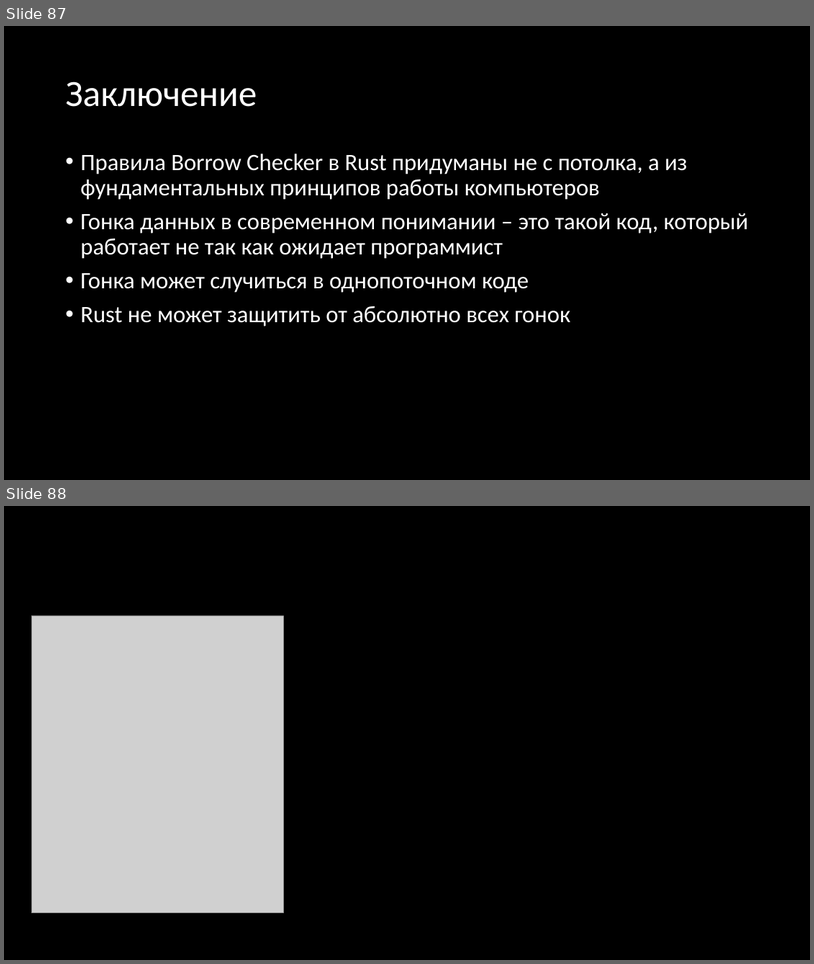
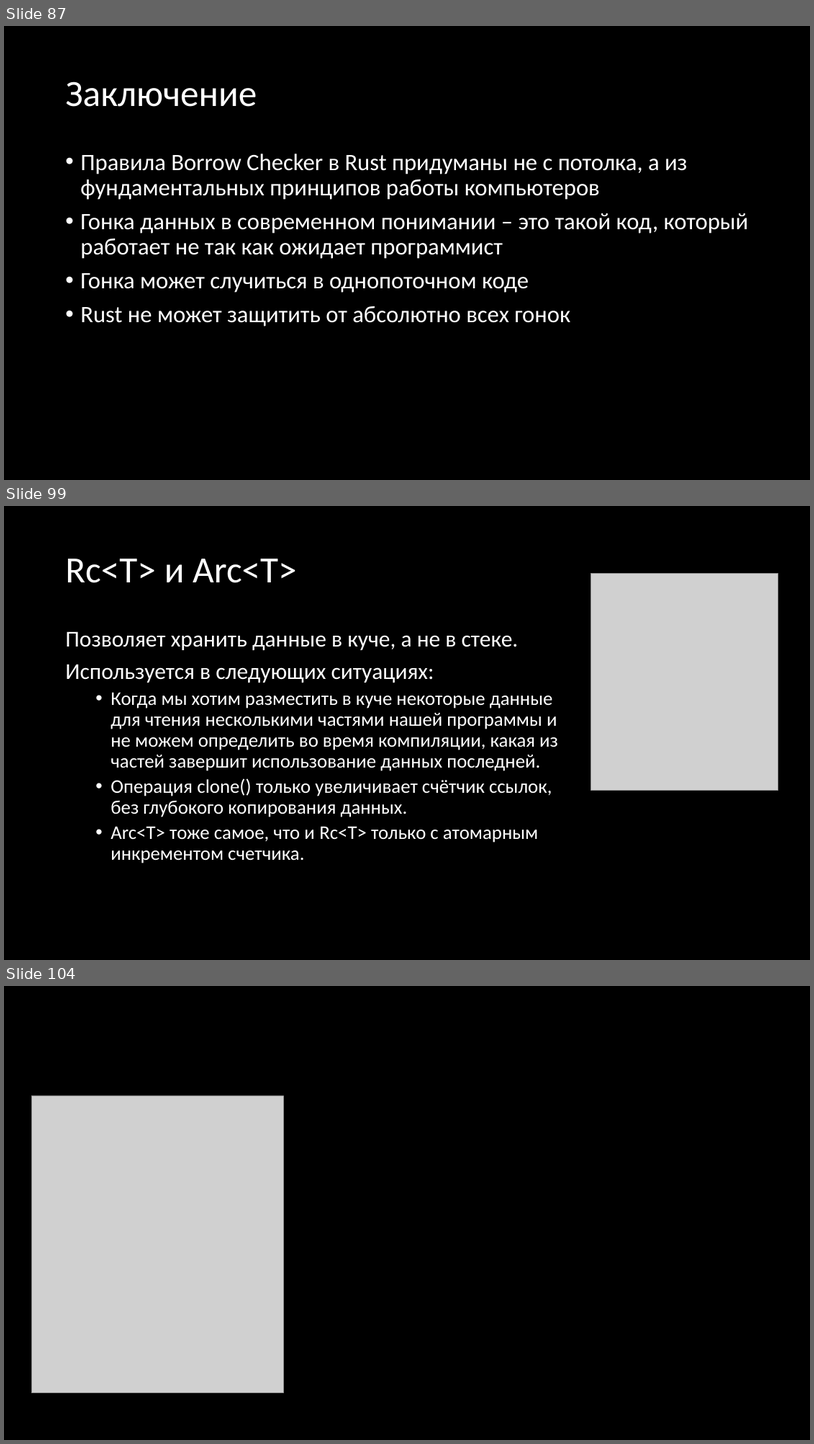
Before and after one commit to Gordon01/learn-rust, a slide deck: keynotes/Rust 2024.pptx. Shown one above the other, each under a label of ours: slides 87 and 88 before the commit, slides 87, 99 and 104 after it; the slides between them are not shown. The pictures are 814x964 and 814x1444 pixels, drawn with LibreOffice and Linux fonts; fonts in the diff are those of the drawing; grey boxes stand for pictures. Boxes give left, top, right and bottom in pixels: in the first picture for what was removed or moved away, otherwise in the second. Text is boxed around its words. In the diff, an @@ line names an element or a change of style, - is before the commit and + after.

```diff
--- a/keynotes/Rust 2024.pptx
+++ b/keynotes/Rust 2024.pptx
@@ slide 99 added at (4,506,810,960), background #000000 @@
@@ title added at (65,559,297,583), 44 pt, text #FFFFFF @@
+Rc<T> и Arc<T>
@@ picture added at (592,574,778,790) @@
@@ text added at (65,631,558,863), 23 pt, text #FFFFFF @@
+Позволяет хранить данные в куче, а не в стеке.
+Используется в следующих ситуациях:
+  • Когда мы хотим разместить в куче некоторые данные для чтения несколькими частями нашей программы и не можем определить во время компиляции, какая из частей завершит использование данных последней.
+  • Операция clone() только увеличивает счётчик ссылок, без глубокого копирования данных.
+  • Arc<T> тоже самое, что и Rc<T> только с атомарным инкрементом счетчика.
@@ what was slide 88 is now slide 104 @@
```
Also in this commit, not shown: 1 slide changed, 14 other slides added, 8 other files.
